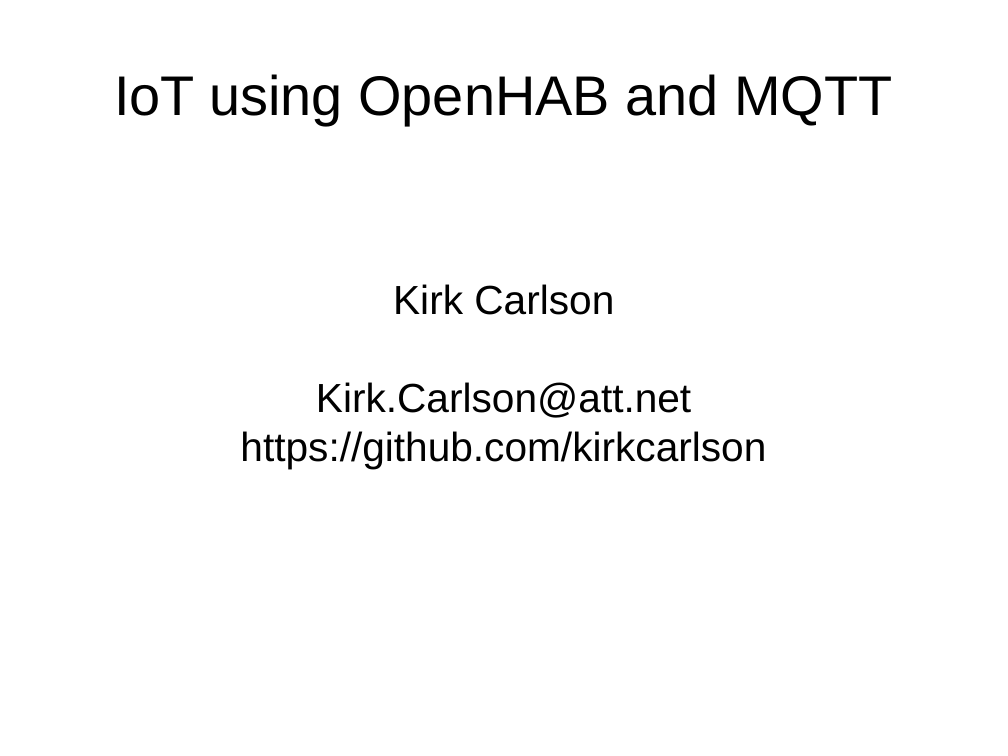
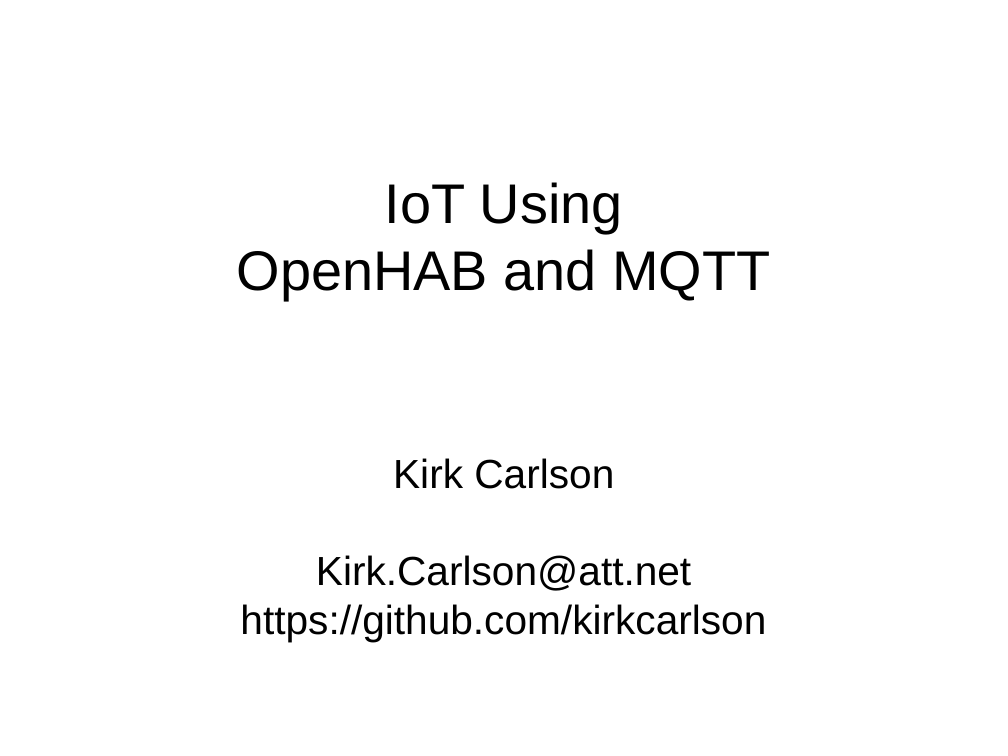
Before and after one commit to kirkcarlson/openhab-presentation, a slide deck: slide 1 of openhab-presentation.odp. Drawn at 1008x756 pixels with LibreOffice and Linux fonts; fonts in the diff are those of the drawing. Boxes give left, top, right and bottom in pixels: in the first picture for what was removed or moved away, otherwise in the second. Text is boxed around its words. In the diff, an @@ line names an element or a change of style, - is before the commit and + after.

```diff
--- a/openhab-presentation.odp
+++ b/openhab-presentation.odp
@@ title at [237,182,770,300]: text changed @@
-IoT using OpenHAB and MQTT
+IoT Using
+OpenHAB and MQTT
@@ subtitle "Kirk Carlson": place and size @@
-subtitle "Kirk Carlson" at [240,284,766,468]
+subtitle "Kirk Carlson" at [240,458,766,642]
```
Also in this commit, not shown: 5 other slides changed, 1 other file.
